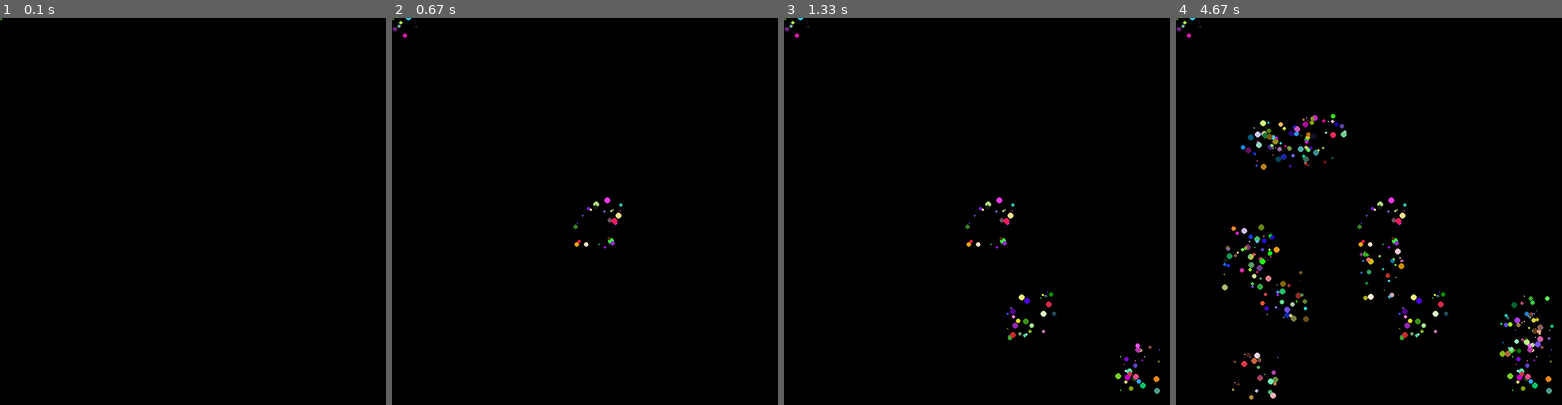
Above: before the commit, frames 1-4 (left to right).
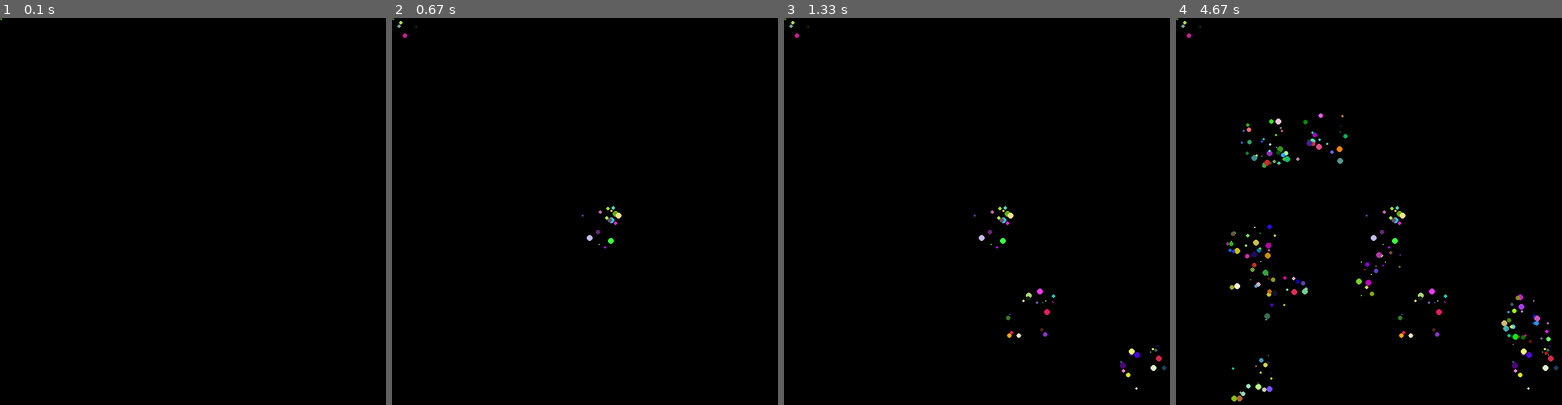
Above: after the commit, the same moments.

Repository: sagieppel/Pygame3
Game: pygame game, started from Lesson1.py
Two runs of this game, one before a commit and one after it. Both use one fixed random seed, a clock stepped at 60 frames per second and the inputs below.
Inputs (mouse positions are in pixels of both pictures, inside the frame that each line leads up to):
- Up to frame 1 (0.1 s): no input
- Up to frame 2 (0.67 s): click (596, 223) at 0.38 s
- Up to frame 3 (1.33 s): click (1031, 315) at 0.72 s; click (1139, 370) at 1.05 s
- Up to frame 4 (4.67 s): click (1284, 141) at 1.38 s; click (1380, 273) at 1.72 s; click (1322, 137) at 2.05 s; click (1523, 331) at 2.38 s; click (1249, 265) at 2.72 s; click (1260, 145) at 3.05 s; click (1284, 296) at 3.38 s; click (1527, 319) at 3.72 s; click (1257, 377) at 4.05 s; click (1253, 250) at 4.38 s

Frame 1 is identical in both runs. In frame 2, 0.2% of the frame differs, in the area x 0-60%, y 0-60%; in frame 3, 0.9%; in frame 4, 4.1%, in the area x 0-100%, y 0-100%.

Commit message:
Update Lesson1.py

Diff:
--- a/Lesson1.py
+++ b/Lesson1.py
@@ -21,6 +21,5 @@
   size = random.randint(0,5)
 
   pygame.draw.circle(screen, [red,green,blue], [x,y], size)
-  pygame.time.delay(10) # Wait 10 milli seconds
 
   pygame.display.update()
